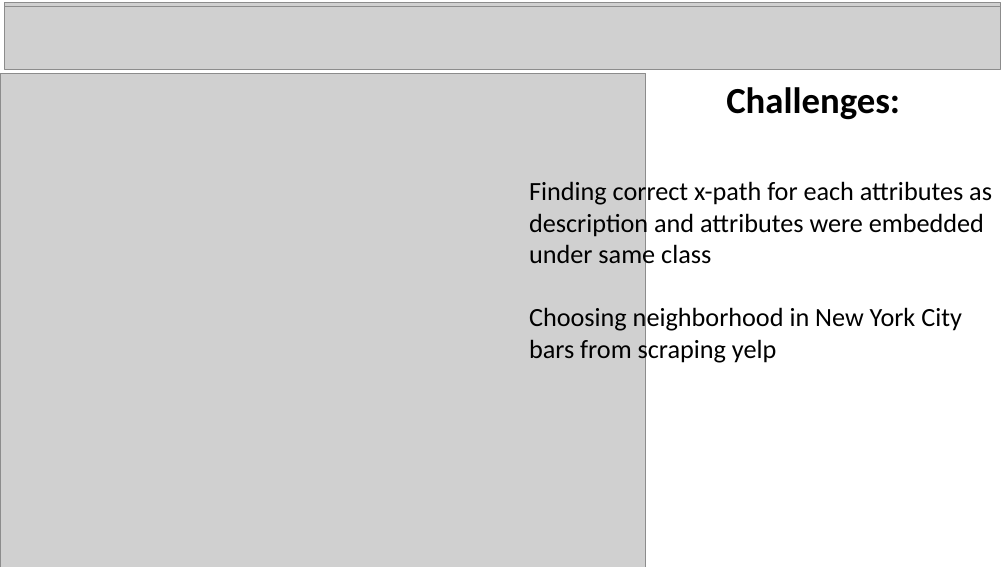
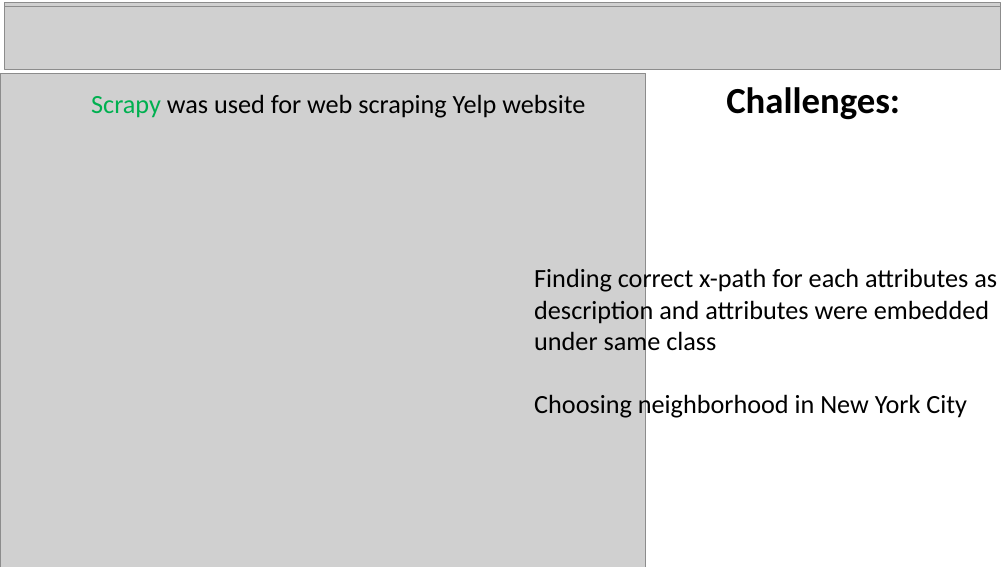
Before and after one commit to basantdhital/MY_pro, a slide deck: slide 4 of bars_presentation.pptx. Drawn at 1008x567 pixels with LibreOffice and Linux fonts; fonts in the diff are those of the drawing; grey boxes stand for pictures. Boxes give left, top, right and bottom in pixels: in the first picture for what was removed or moved away, otherwise in the second. Text is boxed around its words. In the diff, an @@ line names an element or a change of style, - is before the commit and + after.

```diff
--- a/bars_presentation.pptx
+++ b/bars_presentation.pptx
@@ text added at bbox=[91, 94, 585, 118], 25 pt, text #000000 @@
+Scrapy was used for web scraping Yelp website
@@ text "Finding correct x-path for each ...": place and size @@
-text "Finding correct x-path for each ..." at bbox=[529, 179, 992, 364]
+text "Finding correct x-path for each ..." at bbox=[534, 266, 997, 420]
@@ text at bbox=[534, 392, 967, 420]: text changed @@
-Choosing neighborhood in New York City bars from scraping yelp
+Choosing neighborhood in New York City
```
Also in this commit, not shown: 3 other slides changed, 2 other files.
